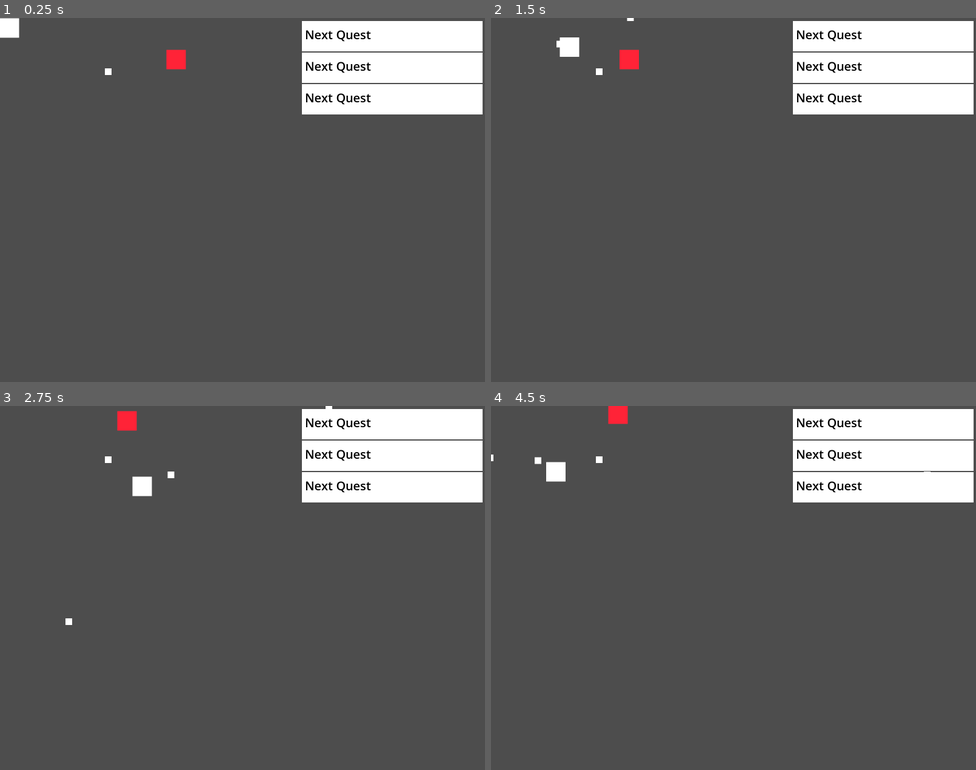
Above: before the commit, frames 1-4 (two rows, left to right).
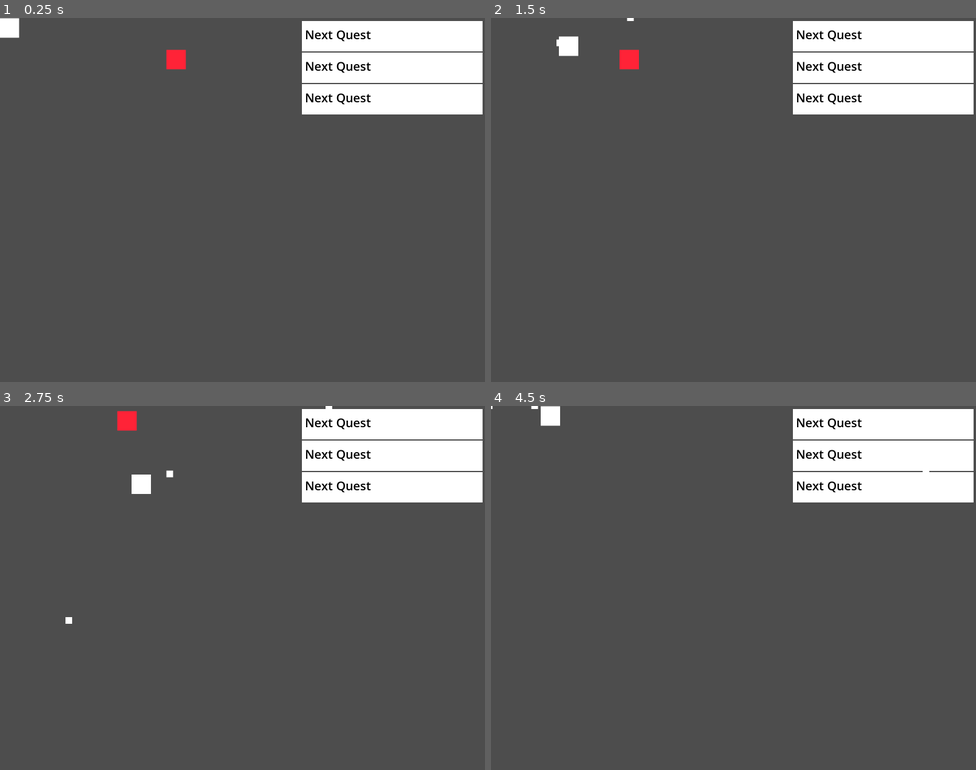
Above: after the commit, the same moments.

Repository: precup/LD51
Game: Godot game, scene res://root.tscn
Same seed, same stepped clock (60 frames per second), same inputs: the game is played once before the commit and once after it.
Inputs:
- Up to frame 1 (0.25 s): no input
- Up to frame 2 (1.5 s): tap Enter at 0.5 s; hold Right (ui_right) 0.53-1.28 s; tap X (shoot) at 0.6, 1.35 s; hold Down (ui_down) from 1.28 s (still down)
- Up to frame 3 (2.75 s): release Down (ui_down) at 2.03 s; hold Right (ui_right) from 2.03 s (still down); tap X (shoot) at 2.1 s
- Up to frame 4 (4.5 s): release Right (ui_right) at 2.78 s; hold Up (ui_up) 2.78-3.53 s; tap X (shoot) at 2.85, 3.6, 4.35 s; hold Left (ui_left) from 3.53 s (still down)

The runs differ from the first frame. In frame 1, less than 0.1% of the frame differs, in the area x 21-23%, y 13-16%; in frame 2, less than 0.1%; in frame 3, 0.1%; in frame 4, 0.7%, in the area x 0-91%, y 0-21%.

Commit message:
granting

Diff:
--- a/bullet.gd
+++ b/bullet.gd
@@ -1,5 +1,4 @@
 extends Node2D
-class_name Bullet
 
 var direction: Vector2
 var shooter: Node
@@ -19,8 +18,6 @@
 
 
 func _on_hit_area_body_entered(body):
-  print("hit", body.name)
-
   if body.name == "enemy":
     body.hit()
 
--- a/bullet.tscn
+++ b/bullet.tscn
@@ -15,11 +15,6 @@
 scale = Vector2(0.34375, 0.34375)
 texture = ExtResource("1_d7ark")
 
-[node name="body" type="RigidBody2D" parent="."]
-
-[node name="shape" type="CollisionShape2D" parent="body"]
-shape = SubResource("RectangleShape2D_syl5c")
-
 [node name="hit_area" type="Area2D" parent="."]
 
 [node name="shape" type="CollisionShape2D" parent="hit_area"]
--- a/enemy.gd
+++ b/enemy.gd
@@ -1,5 +1,4 @@
 extends CharacterBody2D
-class_name Enemy
 
 var next_destination = Vector2.ZERO
 
@@ -33,5 +32,4 @@
   move_and_slide()
 
 func hit():
-  print("HIT")
   queue_free()
--- a/project.godot
+++ b/project.godot
@@ -7,22 +7,6 @@
 ;   param=value ; assign values to parameters
 
 config_version=5
-
-_global_script_classes=[{
-"base": "Node2D",
-"class": &"Bullet",
-"language": &"GDScript",
-"path": "res://bullet.gd"
-}, {
-"base": "CharacterBody2D",
-"class": &"Enemy",
-"language": &"GDScript",
-"path": "res://enemy.gd"
-}]
-_global_script_class_icons={
-"Bullet": "",
-"Enemy": ""
-}
 
 [application]
 
--- a/root.tscn
+++ b/root.tscn
@@ -1,10 +1,9 @@
-[gd_scene load_steps=7 format=3 uid="uid://dlpmnpatbwk18"]
+[gd_scene load_steps=6 format=3 uid="uid://dlpmnpatbwk18"]
 
 [ext_resource type="Script" path="res://player.gd" id="1_j03ts"]
 [ext_resource type="Texture2D" uid="uid://bfsb85o2bm58k" path="res://assets/white_square_64x64.png" id="2_gp4kr"]
 [ext_resource type="PackedScene" uid="uid://dx64fy25a3w0k" path="res://quest.tscn" id="3_4fbd4"]
 [ext_resource type="PackedScene" uid="uid://5m5u4ju6obmn" path="res://enemy.tscn" id="4_ltobp"]
-[ext_resource type="PackedScene" uid="uid://cea0ff6stwyon" path="res://bullet.tscn" id="5_e64vc"]
 
 [sub_resource type="RectangleShape2D" id="RectangleShape2D_kkfjx"]
 size = Vector2(50, 50)
@@ -43,5 +42,3 @@
 
 [node name="enemy" parent="." instance=ExtResource("4_ltobp")]
 position = Vector2(575, 104)
-
-[node name="bullet" parent="." instance=ExtResource("5_e64vc")]
